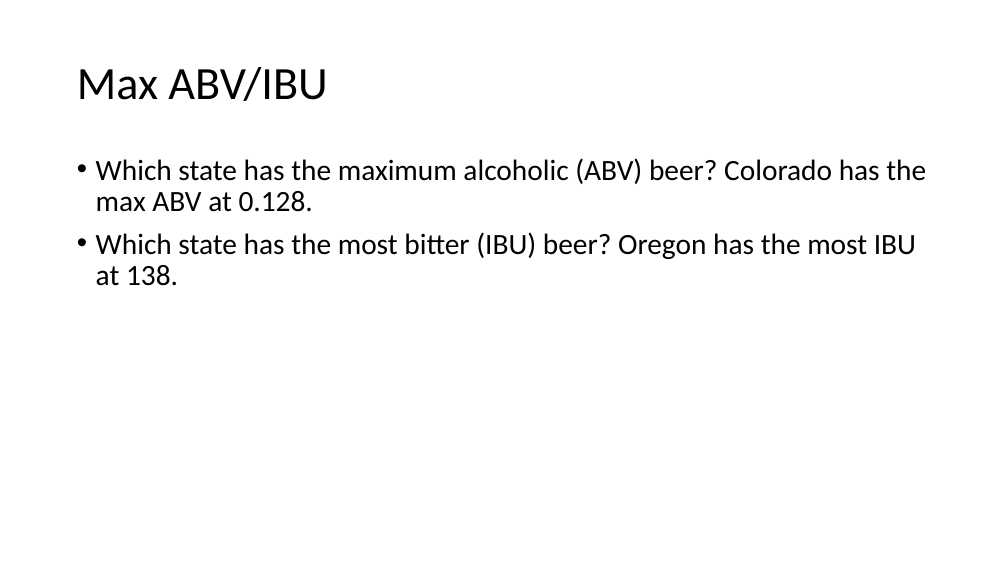
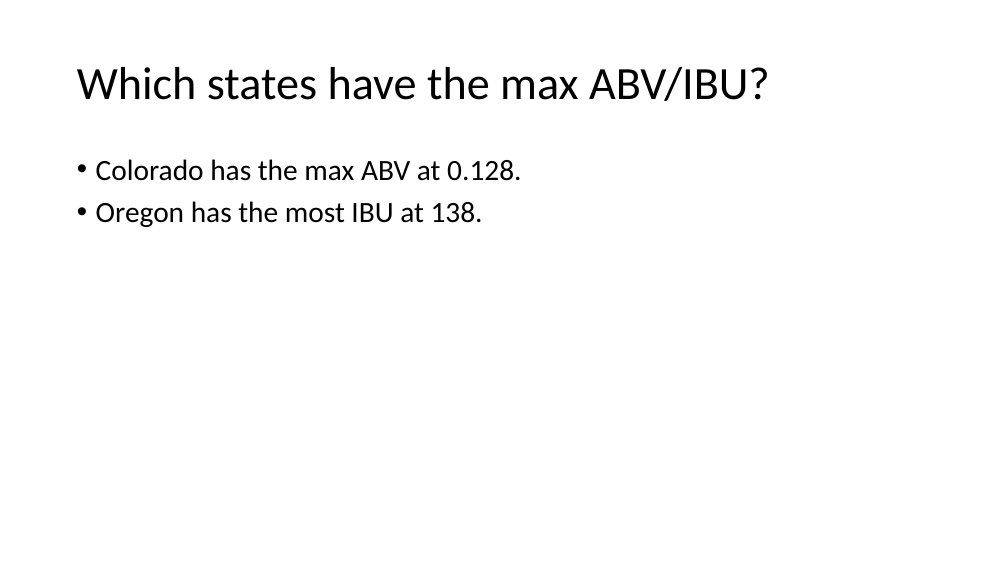
Before and after one commit to RiccoFerraro/dds_case_study_1, a slide deck: slide 12 of Beers_and_Breweries.pptx (slide 14 before the commit). Drawn at 1008x567 pixels with LibreOffice and Linux fonts; fonts in the diff are those of the drawing. Boxes give left, top, right and bottom in pixels: in the first picture for what was removed or moved away, otherwise in the second. Text is boxed around its words. In the diff, an @@ line names an element or a change of style, - is before the commit and + after.

```diff
--- a/Beers_and_Breweries.pptx
+++ b/Beers_and_Breweries.pptx
@@ title at bbox=[77, 67, 770, 101]: text changed @@
-Max ABV/IBU
+Which states have the max ABV/IBU?
@@ text at bbox=[96, 159, 521, 227]: text changed @@
-• Which state has the maximum alcoholic (ABV) beer? Colorado has the max ABV at 0.128.
-• Which state has the most bitter (IBU) beer? Oregon has the most IBU at 138.
+• Colorado has the max ABV at 0.128.
+• Oregon has the most IBU at 138.
```
Also in this commit, not shown: 10 other slides changed, 5 slides added, 3 slides removed, 4 other files.
